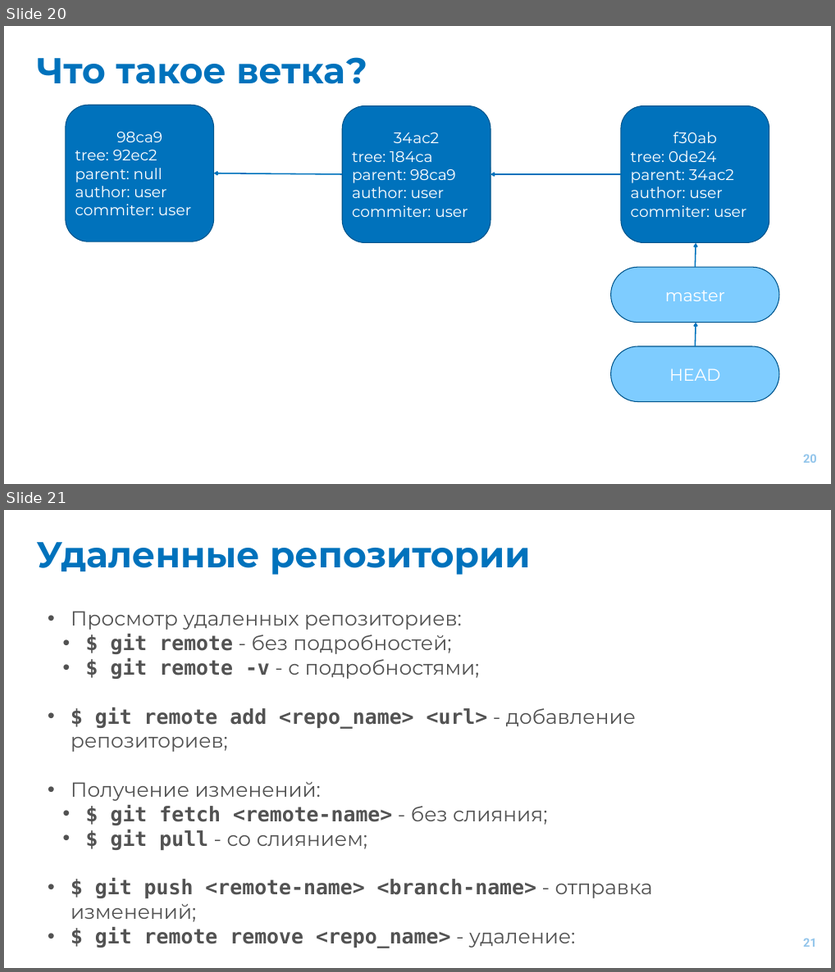
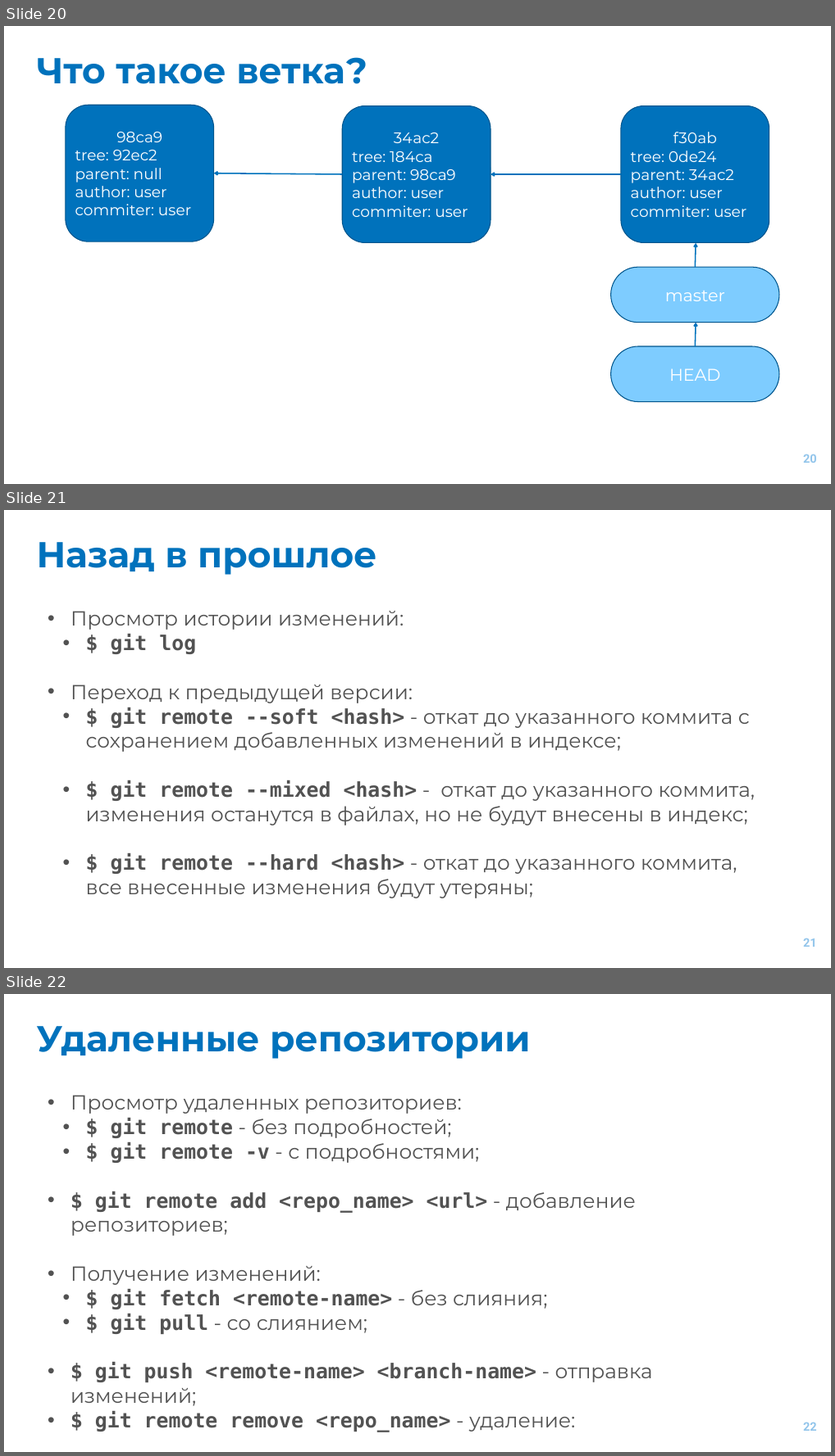
Before and after one commit to EvgrafovMichail/python_mipt_dafe, a slide deck: lessons/sem_00/lesson_01/git_intro.pptx. Shown one above the other, each under a label of ours: slides 20 and 21 before the commit, slides 20, 21 and 22 after it. The pictures are 835x972 and 835x1456 pixels, drawn with LibreOffice and Linux fonts; fonts in the diff are those of the drawing. Boxes give left, top, right and bottom in pixels: in the first picture for what was removed or moved away, otherwise in the second. Text is boxed around its words. In the diff, an @@ line names an element or a change of style, - is before the commit and + after.

Commit message:
Add work with history info into git-intro presentation

```diff
--- a/lessons/sem_00/lesson_01/git_intro.pptx
+++ b/lessons/sem_00/lesson_01/git_intro.pptx
@@ slide 21 added at (4,510,831,968), background #FFFFFF @@
@@ title added at (37,542,376,575), 85 pt, text #0072BC, bold @@
+Назад в прошлое
@@ text added at (70,611,755,899), 48 pt, text #525252 @@
+• Просмотр истории изменений:
+  • $ git log
+• Переход к предыдущей версии:
+  • $ git remote --soft <hash> - откат до указанного коммита с сохранением добавленных изменений в индексе;
+  • $ git remote --mixed <hash> - откат до указанного коммита, изменения останутся в файлах, но не будут внесены в индекс;
+  • $ git remote --hard <hash> - откат до указанного коммита, все внесенные изменения будут утеряны;
@@ page number added at (803,938,817,947), 28 pt, text #92C5EB, bold @@
+21
@@ what was slide 21 is now slide 22 @@
@@ page number at (803,1422,817,1431): text changed @@
-21
+22
```
Also in this commit, not shown: 1 other file.
